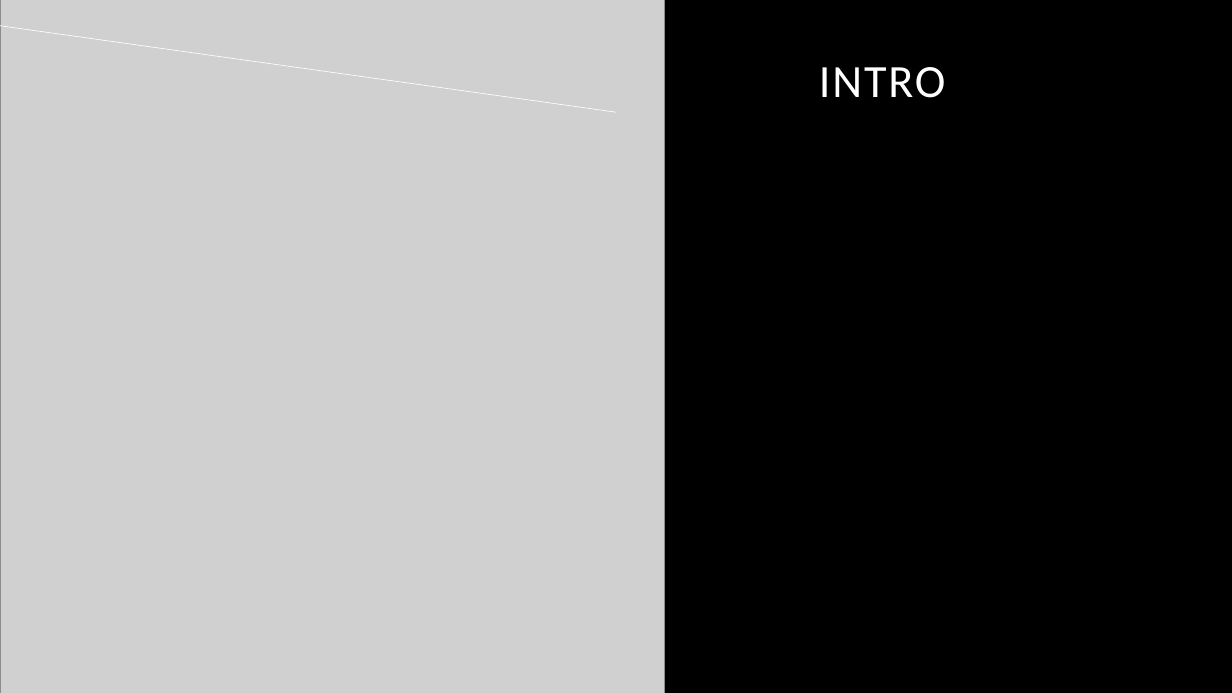
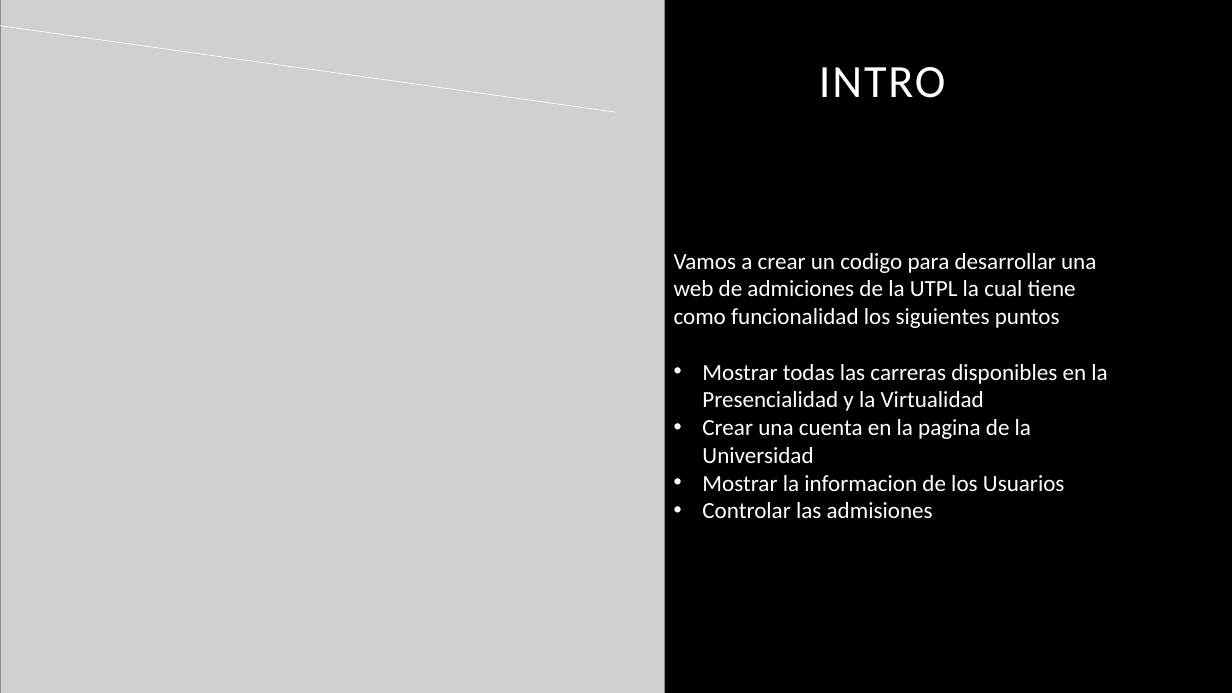
Before and after one commit to POO-B-AA24/aab1-proyfinal-gruptrabfinal-poo_1b-12, a slide deck: slide 4 of Varios/Proyecto bimestral poo.pptx. Drawn at 1232x693 pixels with LibreOffice and Linux fonts; fonts in the diff are those of the drawing; grey boxes stand for pictures. Boxes give left, top, right and bottom in pixels: in the first picture for what was removed or moved away, otherwise in the second. Text is boxed around its words. In the diff, an @@ line names an element or a change of style, - is before the commit and + after.

```diff
--- a/Varios/Proyecto bimestral poo.pptx
+++ b/Varios/Proyecto bimestral poo.pptx
@@ background #FFFFFF to #000000 @@
@@ text added at box(674, 253, 1107, 518), 18 pt, text #FFFFFF @@
+Vamos a crear un codigo para desarrollar una web de admiciones de la UTPL la cual tiene como funcionalidad los siguientes puntos
+• Mostrar todas las carreras disponibles en la Presencialidad y la Virtualidad
+• Crear una cuenta en la pagina de la Universidad
+• Mostrar la informacion de los Usuarios
+• Controlar las admisiones
```
Also in this commit, not shown: 8 other slides changed.
